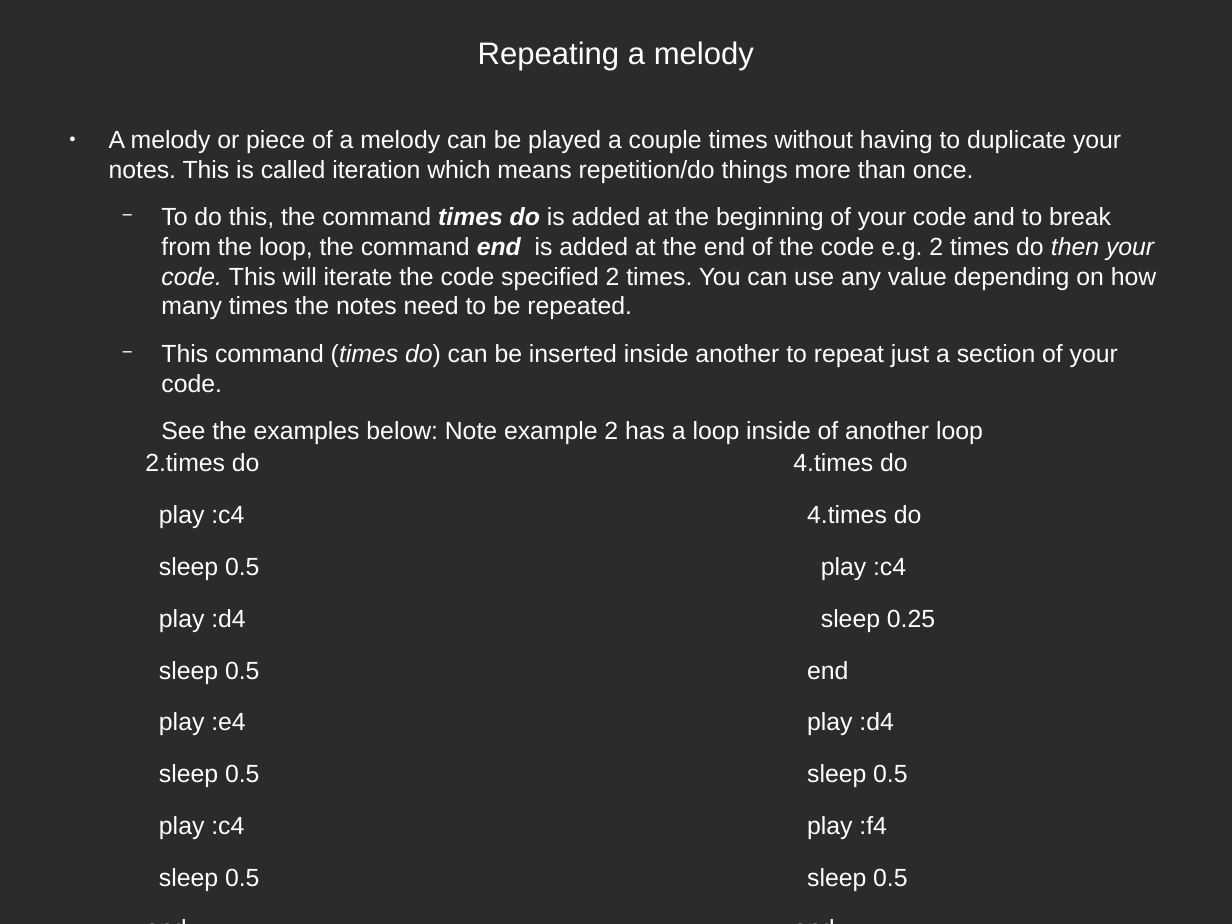
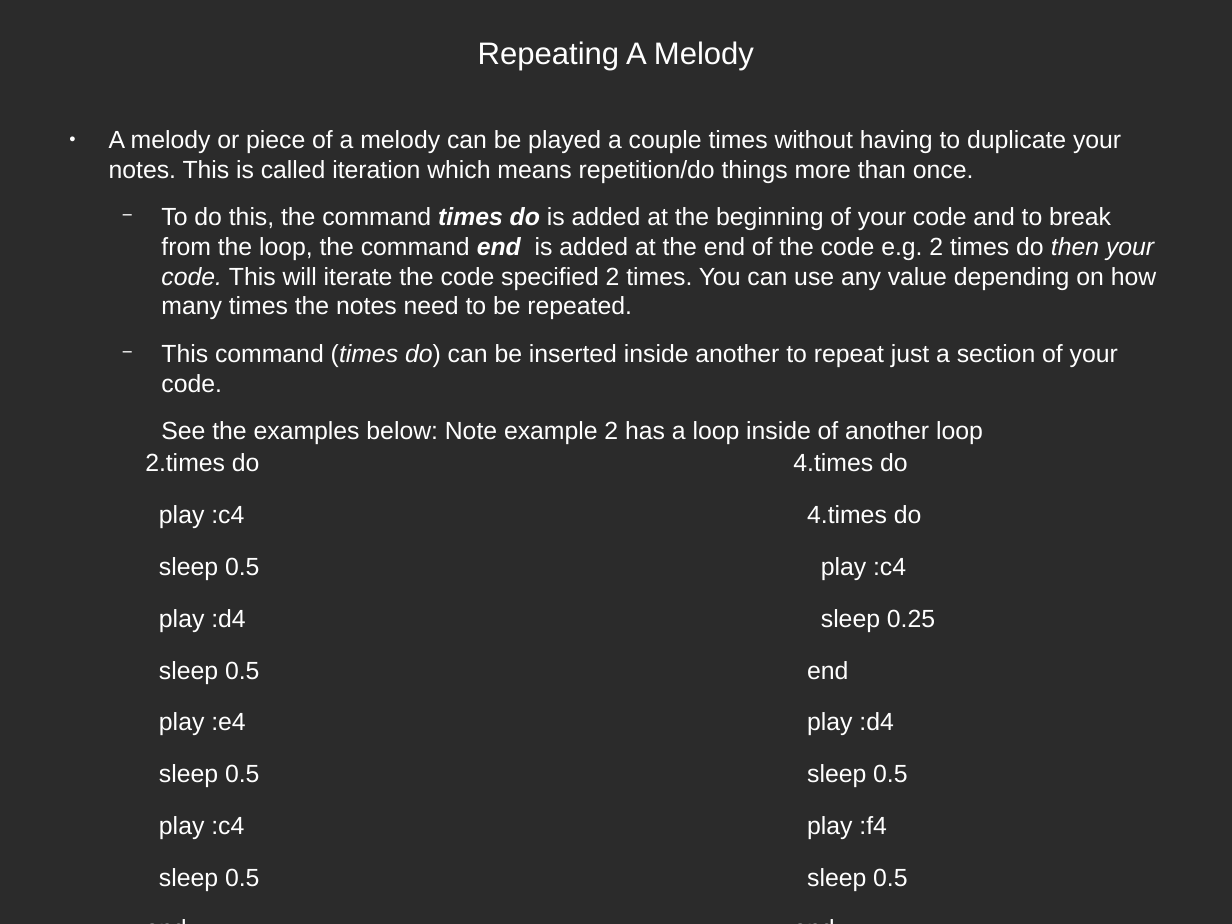
Before and after one commit to tunapanda/Sonic-Pi, a slide deck: slide 8 of Part_one/Basics Of Making Notes.odp (slide 6 before the commit). Drawn at 1232x924 pixels with LibreOffice and Linux fonts; fonts in the diff are those of the drawing; background and template pictures are left out; a plain dark background stands for a picture behind light text. Boxes give left, top, right and bottom in pixels: in the first picture for what was removed or moved away, otherwise in the second. Text is boxed around its words. In the diff, an @@ line names an element or a change of style, - is before the commit and + after.

```diff
--- a/Part_one/Basics Of Making Notes.odp
+++ b/Part_one/Basics Of Making Notes.odp
@@ title at [478,41,754,70]: text changed @@
-Repeating a melody
+Repeating A Melody
```
Also in this commit, not shown: 3 other slides changed, 3 slides added, 8 other files.
